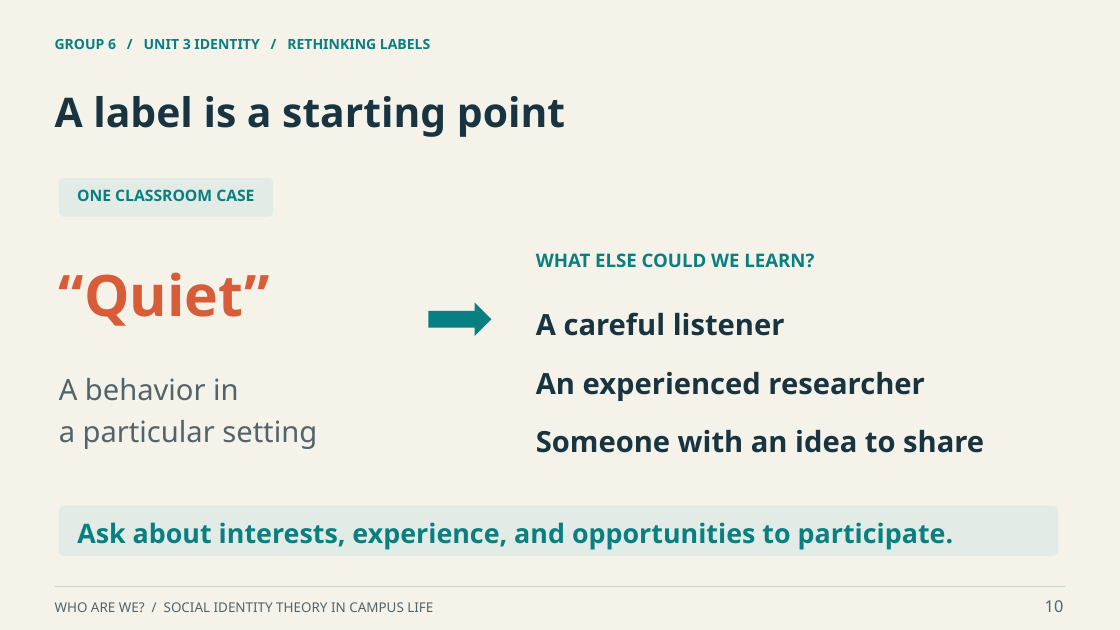
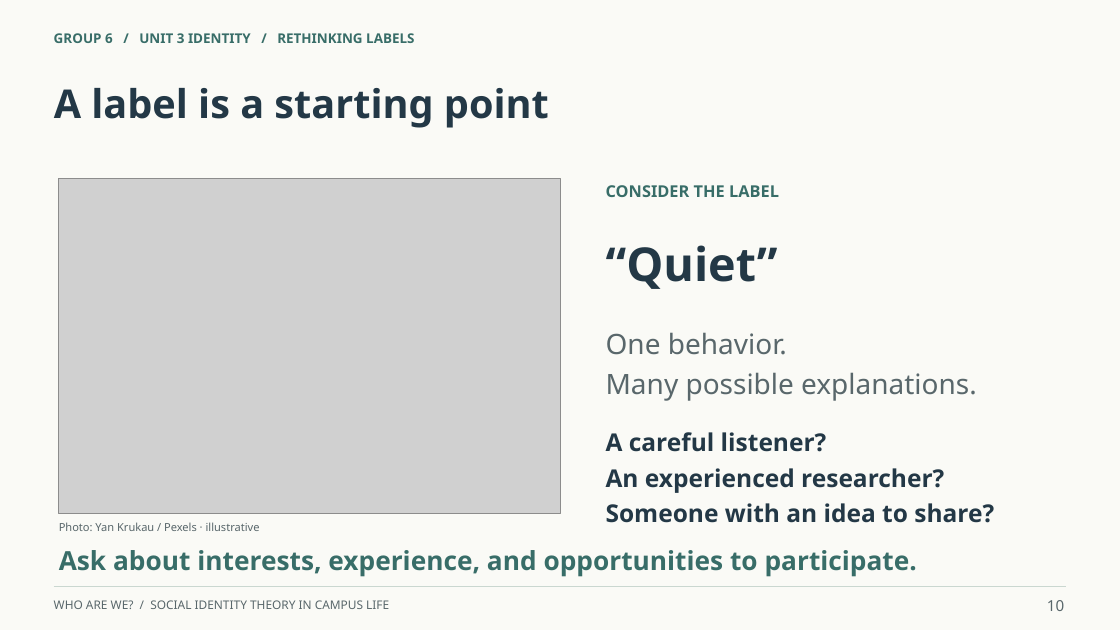
Before and after one commit to ngo769874-max/helloworld, a slide deck: slide 10 of work/deliverables/第6组_学术英语展示_Who_Are_We.pptx. Drawn at 1120x630 pixels with LibreOffice and Linux fonts; fonts in the diff are those of the drawing; grey boxes stand for pictures. Boxes give left, top, right and bottom in pixels: in the first picture for what was removed or moved away, otherwise in the second. Text is boxed around its words. In the diff, an @@ line names an element or a change of style, - is before the commit and + after.

Commit message:
Add real campus photography and unify presentation with light backgrounds

```diff
--- a/work/deliverables/第6组_学术英语展示_Who_Are_We.pptx
+++ b/work/deliverables/第6组_学术英语展示_Who_Are_We.pptx
@@ background #F5F2E9 to #FAFAF6 @@
@@ text "GROUP 6 / UNIT 3 ..." at (x1=54, y1=33, x2=414, y2=43): size 12 to 11.5 pt, text colour #087F80 to #386D68 @@
@@ text "A label is a starting ..." moved from (x1=55, y1=96, x2=565, y2=137) to (x1=54, y1=88, x2=549, y2=128) @@
@@ text "A label is a starting ..." at (x1=54, y1=88, x2=549, y2=128): size 35 to 34 pt, text colour #183440 to #233846 @@
@@ rounded rectangle removed at (x1=59, y1=178, x2=273, y2=217) @@
@@ picture added at (x1=59, y1=179, x2=560, y2=513) @@
@@ text removed at (x1=77, y1=189, x2=254, y2=201) @@
-ONE CLASSROOM CASE
@@ text added at (x1=606, y1=185, x2=779, y2=197), 14 pt, text #386D68, bold @@
+CONSIDER THE LABEL
@@ text "“Quiet”" moved from (x1=59, y1=272, x2=270, y2=326) to (x1=606, y1=245, x2=778, y2=289) @@
@@ text "“Quiet”" at (x1=606, y1=245, x2=778, y2=289): size 49 to 40 pt, text colour #D85C38 to #233846 @@
@@ text removed at (x1=536, y1=253, x2=814, y2=268) @@
-WHAT ELSE COULD WE LEARN?
@@ right arrow removed at (x1=429, y1=302, x2=492, y2=336) @@
@@ text removed at (x1=536, y1=312, x2=785, y2=336) @@
-A careful listener
@@ text added at (x1=606, y1=332, x2=977, y2=401), 24 pt, text #59676B @@
+One behavior.
+Many possible explanations.
@@ text removed at (x1=59, y1=378, x2=317, y2=449) @@
-A behavior in
-a particular setting
@@ text removed at (x1=536, y1=372, x2=924, y2=401) @@
-An experienced researcher
@@ text at (x1=606, y1=432, x2=994, y2=523): text changed; size 25 to 21 pt; text colour #183440 to #233846 @@
-Someone with an idea to share
+A careful listener?
+An experienced researcher?
+Someone with an idea to share?
@@ rounded rectangle removed at (x1=59, y1=506, x2=1059, y2=556) @@
@@ text "Ask about interests, experience, and ..." moved from (x1=77, y1=522, x2=954, y2=550) to (x1=59, y1=550, x2=917, y2=577) @@
@@ text "Ask about interests, experience, and ..." at (x1=59, y1=550, x2=917, y2=577): size 23 to 22.5 pt, text colour #087F80 to #386D68 @@
@@ text added at (x1=59, y1=522, x2=260, y2=531), 9.5 pt, text #59676B @@
+Photo: Yan Krukau / Pexels · illustrative
@@ text "WHO ARE WE? / SOCIAL ..." at (x1=54, y1=600, x2=389, y2=609): size 11.5 to 10.2 pt, text colour #52646A to #59676B @@
@@ text "10" at (x1=1047, y1=600, x2=1064, y2=611): size 14 to 13 pt, text colour #52646A to #59676B @@
```
Also in this commit, not shown: 15 other slides changed, 2 other files.
